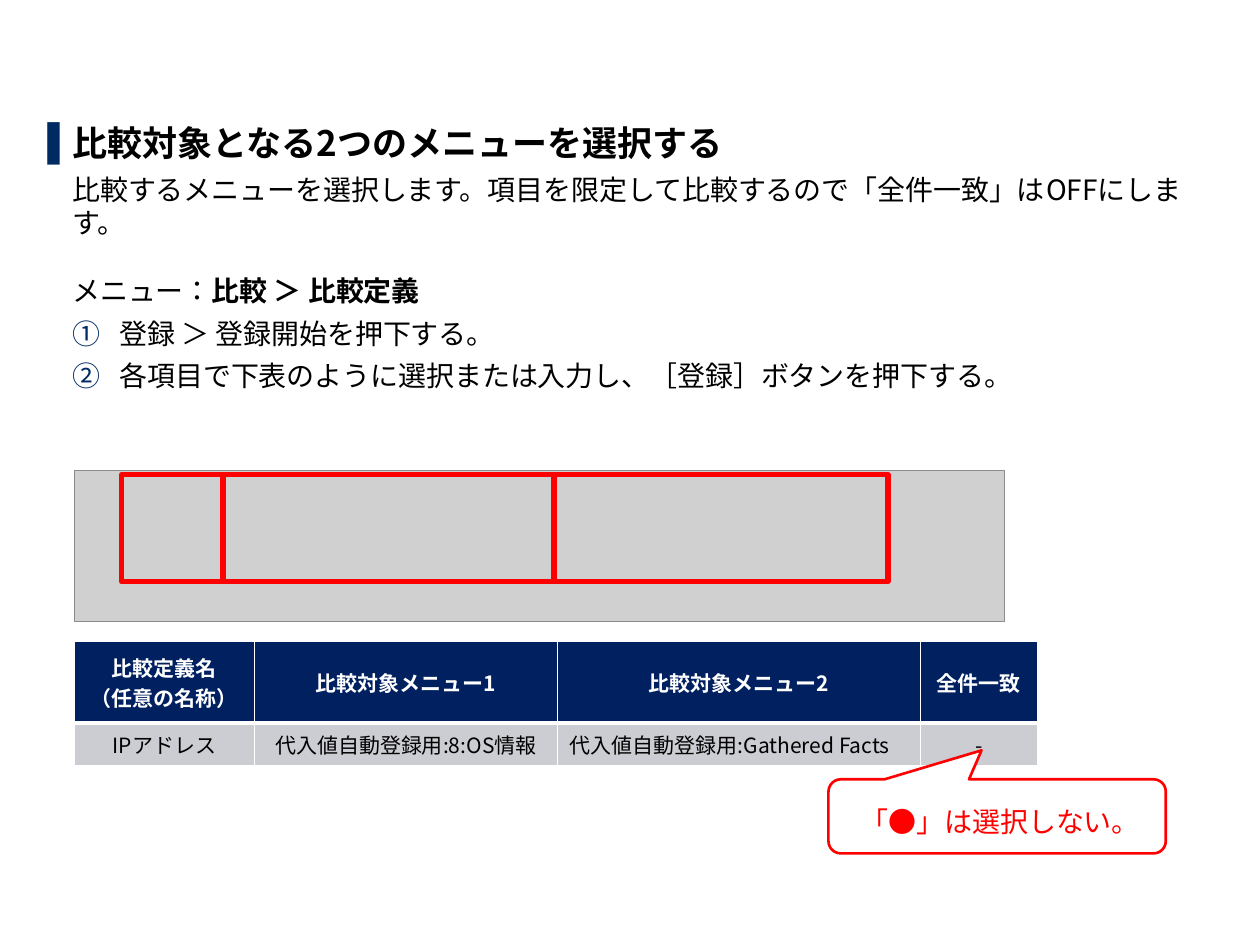
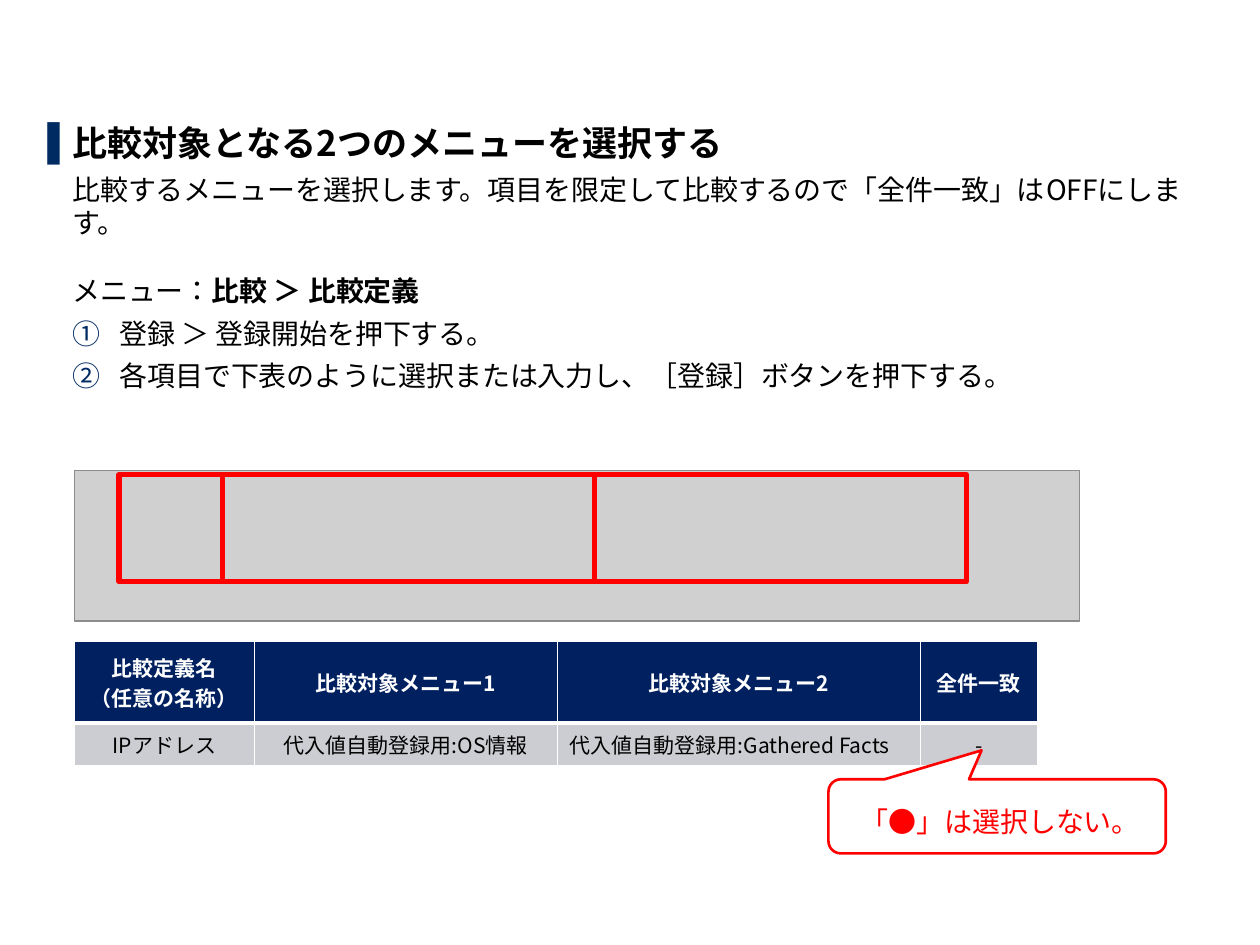
Before and after one commit to exastro-suite/it-automation-docs, a slide deck: slide 44 of asset/Learn_ja/ITA-collect-compare_practice_ja.pptx (slide 43 before the commit). Drawn at 1260x945 pixels with LibreOffice and Linux fonts; fonts in the diff are those of the drawing; grey boxes stand for pictures; background and template pictures are left out. Boxes give left, top, right and bottom in pixels: in the first picture for what was removed or moved away, otherwise in the second. Text is boxed around its words. In the diff, an @@ line names an element or a change of style, - is before the commit and + after.

```diff
--- a/asset/Learn_ja/ITA-collect-compare_practice_ja.pptx
+++ b/asset/Learn_ja/ITA-collect-compare_practice_ja.pptx
@@ picture: place and size @@
-picture at <box>74,470,1004,621</box>
+picture at <box>74,470,1080,621</box>
@@ rectangle: place and size @@
-rectangle at <box>122,475,224,582</box>
+rectangle at <box>118,475,222,582</box>
@@ rectangle: place and size @@
-rectangle at <box>223,475,554,582</box>
+rectangle at <box>222,475,593,582</box>
@@ rectangle: place and size @@
-rectangle at <box>554,475,888,582</box>
+rectangle at <box>595,475,966,582</box>
@@ table at <box>74,641,1037,759</box> @@
-row 2, column 2: 代入値自動登録用:8:OS情報
+row 2, column 2: 代入値自動登録用:OS情報
```
Also in this commit, not shown: 18 other slides changed, 2 slides added, 1 other file.
